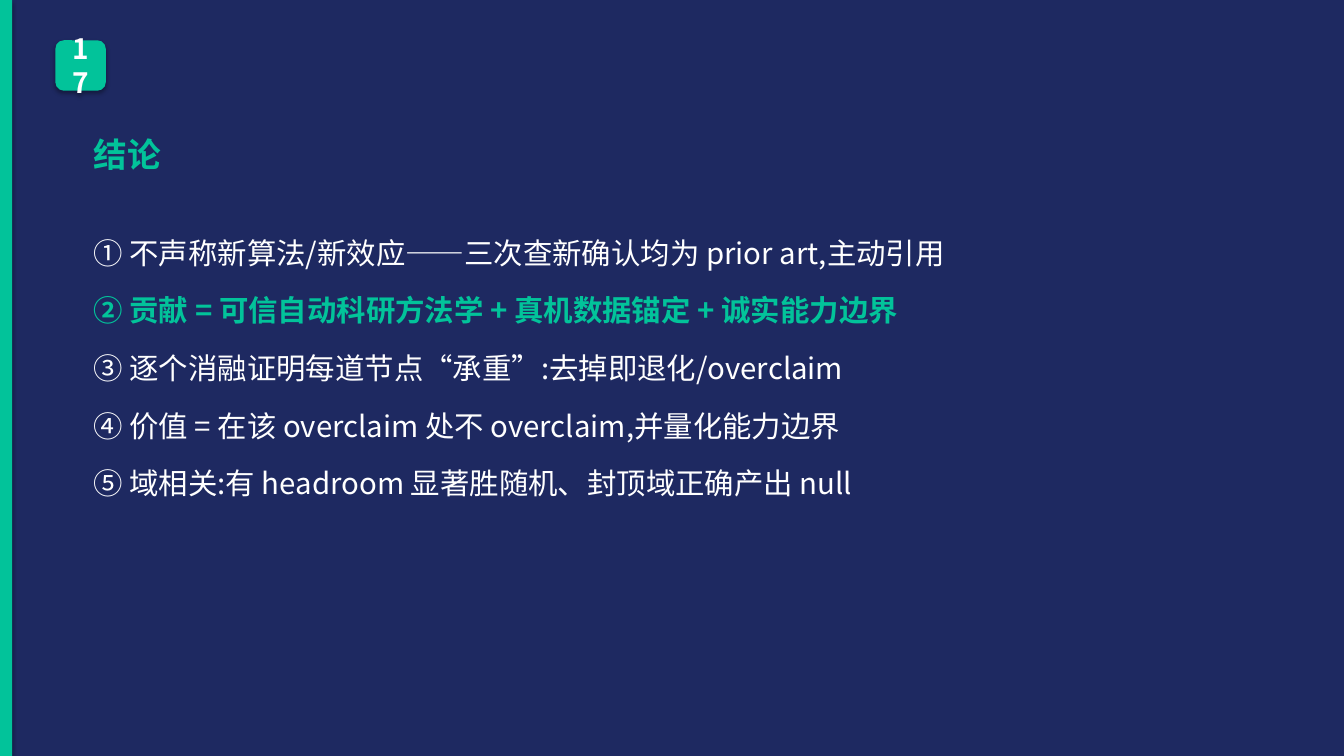
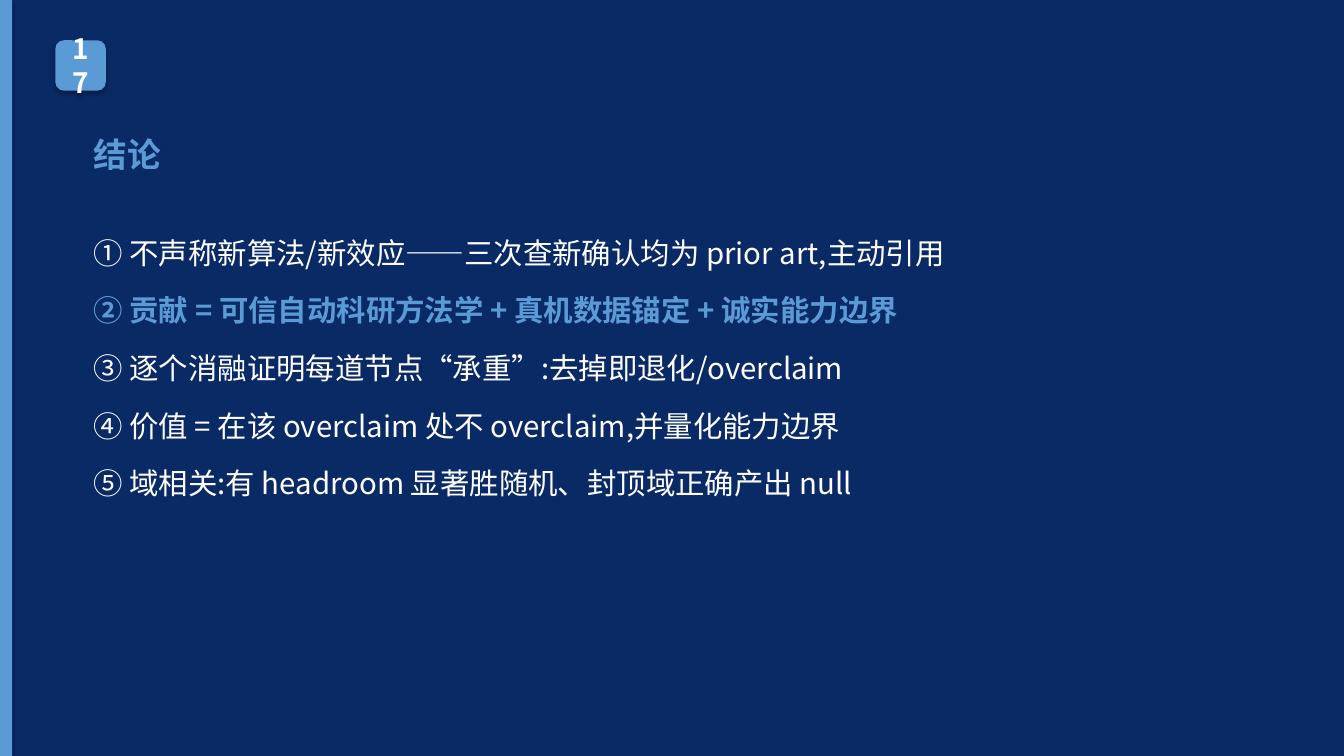
Before and after one commit to wbz0429/PathPlanningwithEnergy, a slide deck: slide 18 of autoresearch/energy_m100/experiments/midterm_defense.pptx. Drawn at 1344x756 pixels with LibreOffice and Linux fonts; fonts in the diff are those of the drawing. Boxes give left, top, right and bottom in pixels: in the first picture for what was removed or moved away, otherwise in the second. Text is boxed around its words. In the diff, an @@ line names an element or a change of style, - is before the commit and + after.

```diff
--- a/autoresearch/energy_m100/experiments/midterm_defense.pptx
+++ b/autoresearch/energy_m100/experiments/midterm_defense.pptx
@@ background #1E2961 to #0A2A66 @@
@@ rectangle at (0,0,12,756): fill #02C39A to #5B9BD5 @@
@@ rounded rectangle "17" at (55,40,106,91): fill #02C39A to #5B9BD5 @@
@@ text "结论" at (93,138,160,170): text colour #02C39A to #5B9BD5 @@
@@ text at (93,296,897,324): text colour #02C39A to #5B9BD5 in "② 贡献 = 可信自动科研方法学 + 真机数据锚定 + ..." @@
```
Also in this commit, not shown: 24 other slides changed, 9 other files.
